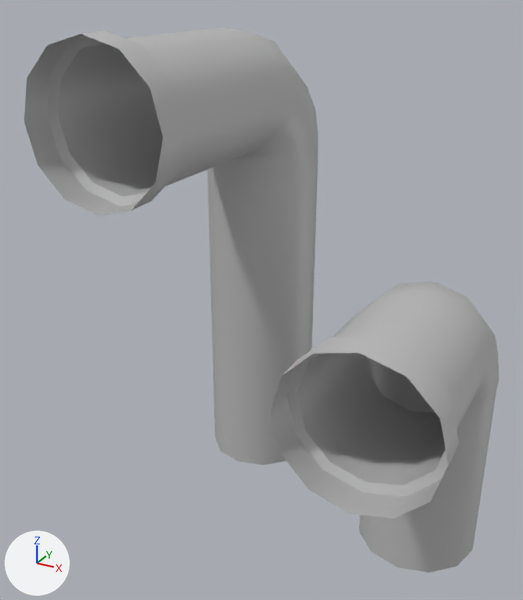
What one commit did to the FBX model LD54_GameJam/Assets/Assets/SM_Builder_Tube02.fbx.
The view is the same before and after, from a 50 mm camera at (0.443, -1.222, 0.898) aimed at (-0.072, -0.285, 0.43). The lights are fixed; the arrows at lower left show +X, +Y and +Z. Where no turn or scale is listed for an object, it has been applied to the vertices.

In view in the first picture: 'BuilderAsset_Tube2'.
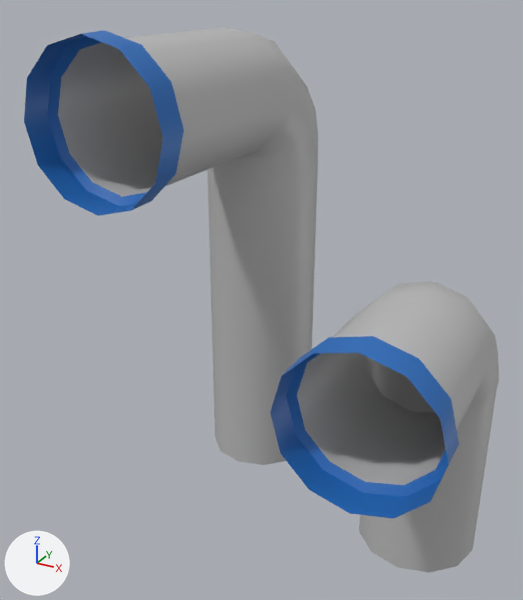
Where the change shows, as pixel boxes [x1, y1, x2, y2] in the pictures (523 x 600 px):
part 1 of me_mesh, recoloured (grey to blue): [24, 30, 459, 519] in both

Diff of the bpy script that builds the scene:
```diff
--- a/LD54_GameJam/Assets/Assets/SM_Builder_Tube02.fbx.py
+++ b/LD54_GameJam/Assets/Assets/SM_Builder_Tube02.fbx.py
@@ mat_lambert3 @@
+mat_lambert3 = principled_material('lambert3')
+mat_lambert3.base_color = (0.016, 0.15, 0.5)  # blue #226cbc
@@ me_mesh @@
 me_mesh.from_pydata(...)  # 240 vertices, 218 faces; spans x -0.304..0.304, y -0.536..0.036, z 0.0..0.843
 # used by ob_builderasset_tube2; location = (0.0, 0.0, 0.0)
+# me_mesh part 1: all 48 faces centred in x -0.296..0.296, y -0.514..-0.47, z 0.3..0.835 switch from mat_lambert1 (grey #bcbcbc) to mat_lambert3 (blue #226cbc)
```
